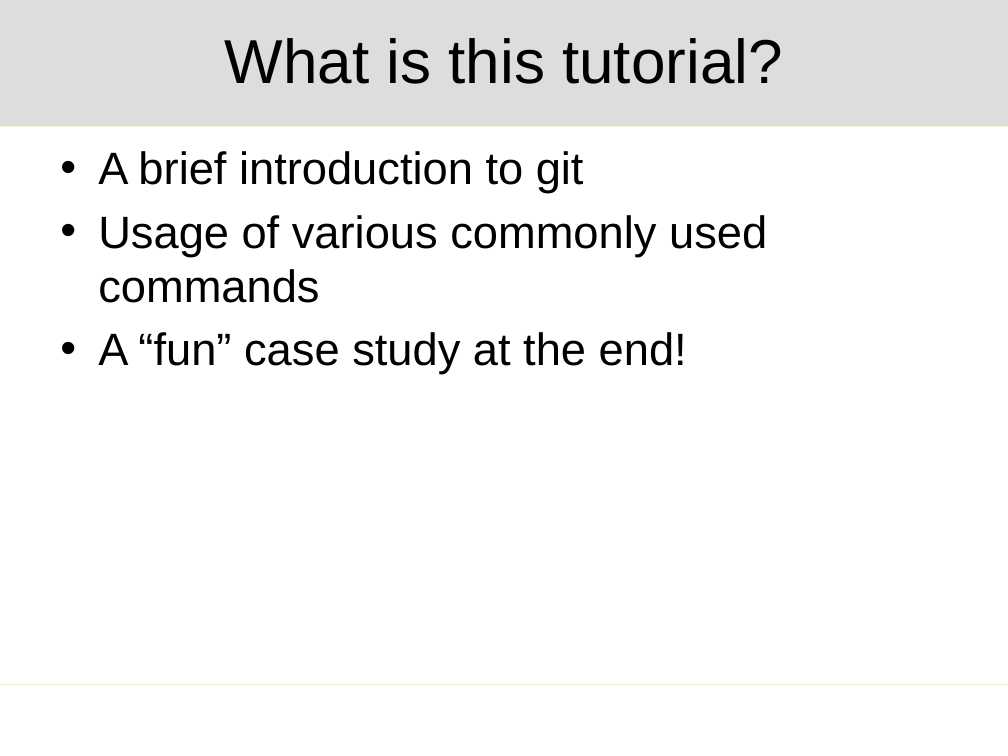
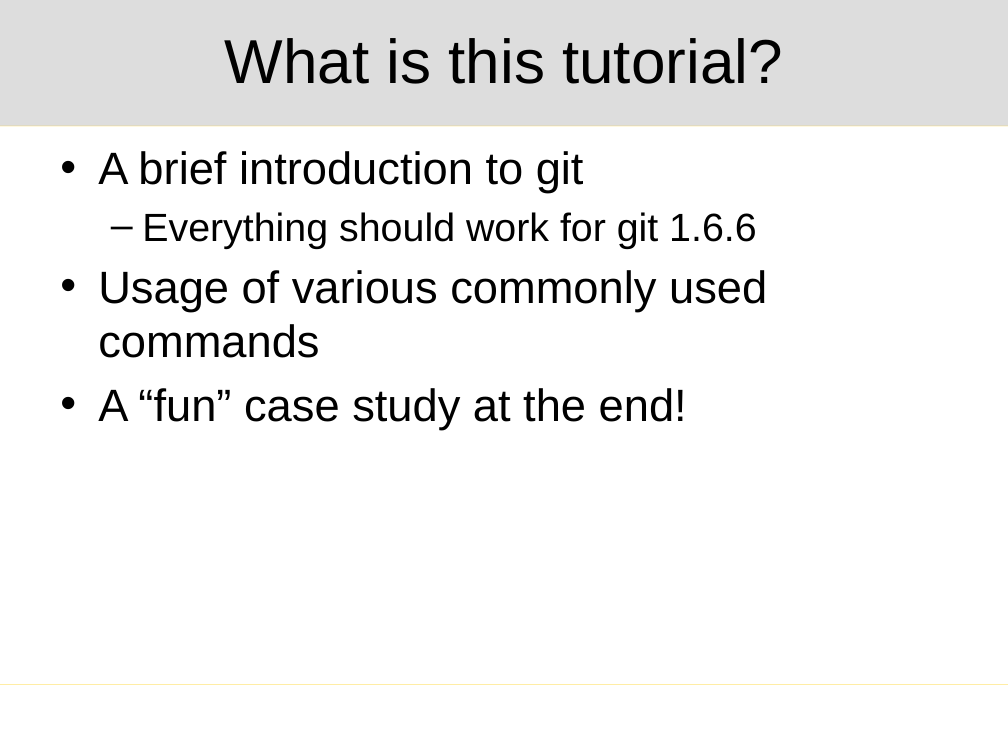
Before and after one commit to mglazer/GitPresentation, a slide deck: slide 4 of presentation.pptx. Drawn at 1008x756 pixels with LibreOffice and Linux fonts; fonts in the diff are those of the drawing; background and template pictures are left out. Boxes give left, top, right and bottom in pixels: in the first picture for what was removed or moved away, otherwise in the second. Text is boxed around its words. In the diff, an @@ line names an element or a change of style, - is before the commit and + after.

Commit message:
Added prelim information stating git version number used

```diff
--- a/presentation.pptx
+++ b/presentation.pptx
@@ text at box(142, 212, 756, 248): paragraph added @@
+  – Everything should work for git 1.6.6
```
